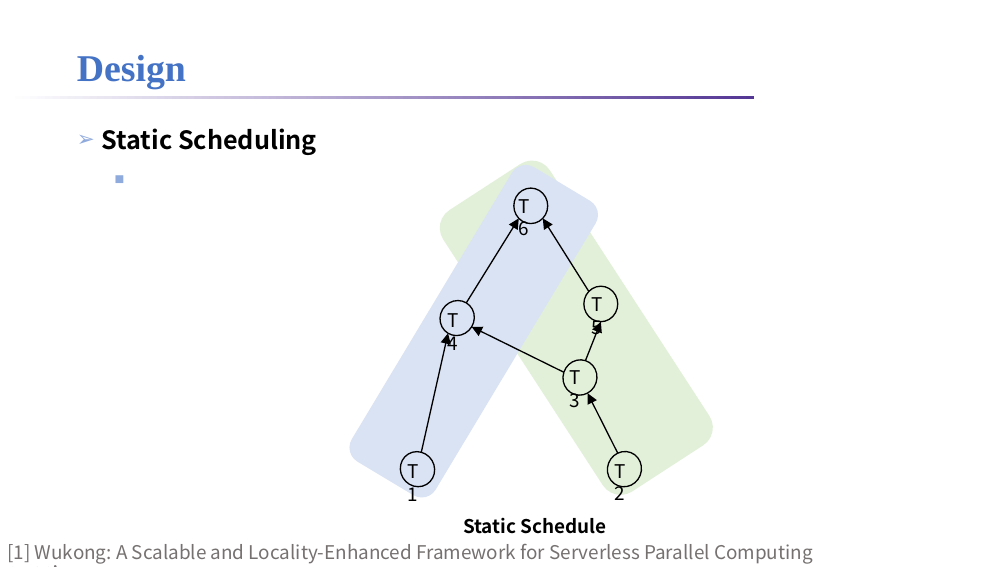
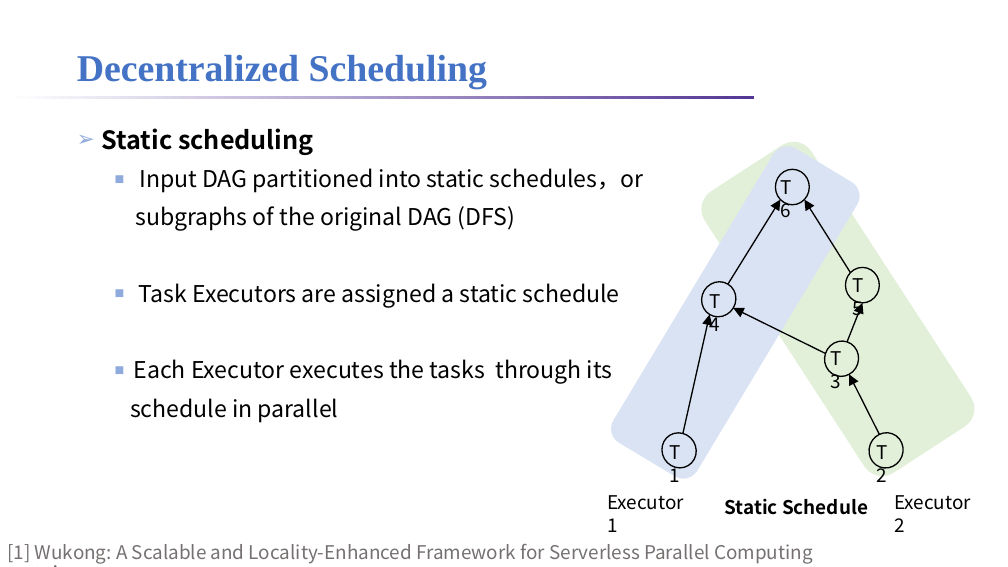
Before and after one commit to lt2000/ADSL, a slide deck: slide 10 of meeting/利用调度解决Serverless的IO时延问题.pptx. Drawn at 1008x567 pixels with LibreOffice and Linux fonts; fonts in the diff are those of the drawing; background and template pictures are left out. Boxes give left, top, right and bottom in pixels: in the first picture for what was removed or moved away, otherwise in the second. Text is boxed around its words. In the diff, an @@ line names an element or a change of style, - is before the commit and + after.

```diff
--- a/meeting/利用调度解决Serverless的IO时延问题.pptx
+++ b/meeting/利用调度解决Serverless的IO时延问题.pptx
@@ title at (x1=77, y1=54, x2=487, y2=89): text changed @@
-Design
+Decentralized Scheduling
@@ text at (x1=101, y1=128, x2=644, y2=422): text changed; size 24 to 22 pt; bold off @@
-➢ Static Scheduling
+➢ Static scheduling
+  ■ Input DAG partitioned into static schedules，or
+  subgraphs of the original DAG (DFS)
+  ■ Task Executors are assigned a static schedule
+  ■ Each Executor executes the tasks through its
+  schedule in parallel
@@ 7 texts, 6 ellipses, 6 arrows, 2 rounded rectangles moved together from (x1=344, y1=153, x2=721, y2=534) to (x1=605, y1=134, x2=983, y2=515) @@
@@ text added at (x1=607, y1=495, x2=684, y2=532), 18 pt, text #000000 @@
+Executor 1
@@ text added at (x1=894, y1=495, x2=971, y2=532), 18 pt, text #000000 @@
+Executor 2
```
Also in this commit, not shown: 11 other slides changed, 5 slides added, 1 other file.
